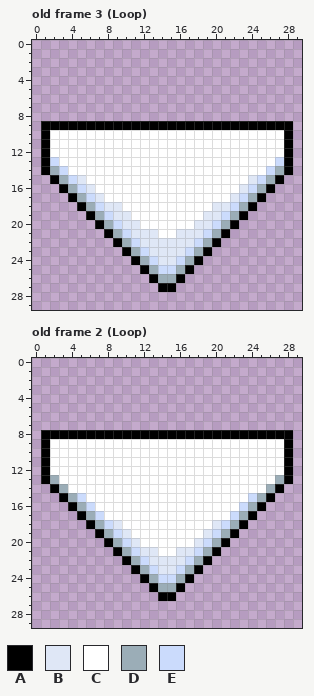
One commit to this pixel-art file: assets/sprites/UI/text_ended.aseprite. That is the earlier state.
30x30 pixels, 4 frames. Shown: old frame 3 (Loop), old frame 2 (Loop). The commit also changed other frames, which this record leaves out.
Palette (. is transparent): A #000000  B #dfe7f6  C #ffffff  D #9badb7  E #cbdbfc
New version:
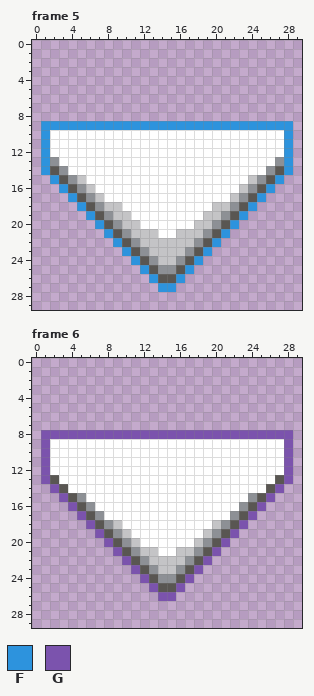
Colours new in this view: F #2d93dd  G #7b53ad
A new or re-ordered frame is compared with the old frame closest to it.
Changes in this commit:
frames 4 -> 6
Colour B changes from #dfe7f6 to #c4c4c6.
Colour D changes from #9badb7 to #595652.
Colour E changes from #cbdbfc to #8d9095.
Frame 5 is new; against old frame 3 (Loop):
Colour A gives way to colour F in row 9 at x 1 to 28; in rows 10 to 14 at x 1 and 28; in row 15 at x 2 and 27; in row 16 at x 3 and 26; in row 17 at x 4 and 25; in row 18 at x 5 and 24.
Colour A gives way to colour F in row 19 at x 6 and 23; in row 20 at x 7 and 22; in row 21 at x 8 and 21; in row 22 at x 9 and 20; in row 23 at x 10 and 19; in row 24 at x 11 and 18.
Colour A gives way to colour F in row 25 at x 12 and 17; in row 26 at x 13 and 16; in row 27 at x 14 to 15.
Frame 6 is new; against old frame 2 (Loop):
Colour A gives way to colour G in row 8 at x 1 to 28; in rows 9 to 13 at x 1 and 28; in row 14 at x 2 and 27; in row 15 at x 3 and 26; in row 16 at x 4 and 25; in row 17 at x 5 and 24.
Colour A gives way to colour G in row 18 at x 6 and 23; in row 19 at x 7 and 22; in row 20 at x 8 and 21; in row 21 at x 9 and 20; in row 22 at x 10 and 19; in row 23 at x 11 and 18.
Colour A gives way to colour G in row 24 at x 12 and 17; in row 25 at x 13 and 16; in row 26 at x 14 to 15.
Pixel boxes of the changes (left, top, right, bottom) in both pictures:
changed: (41, 121, 293, 292)
changed: (41, 430, 293, 601)
